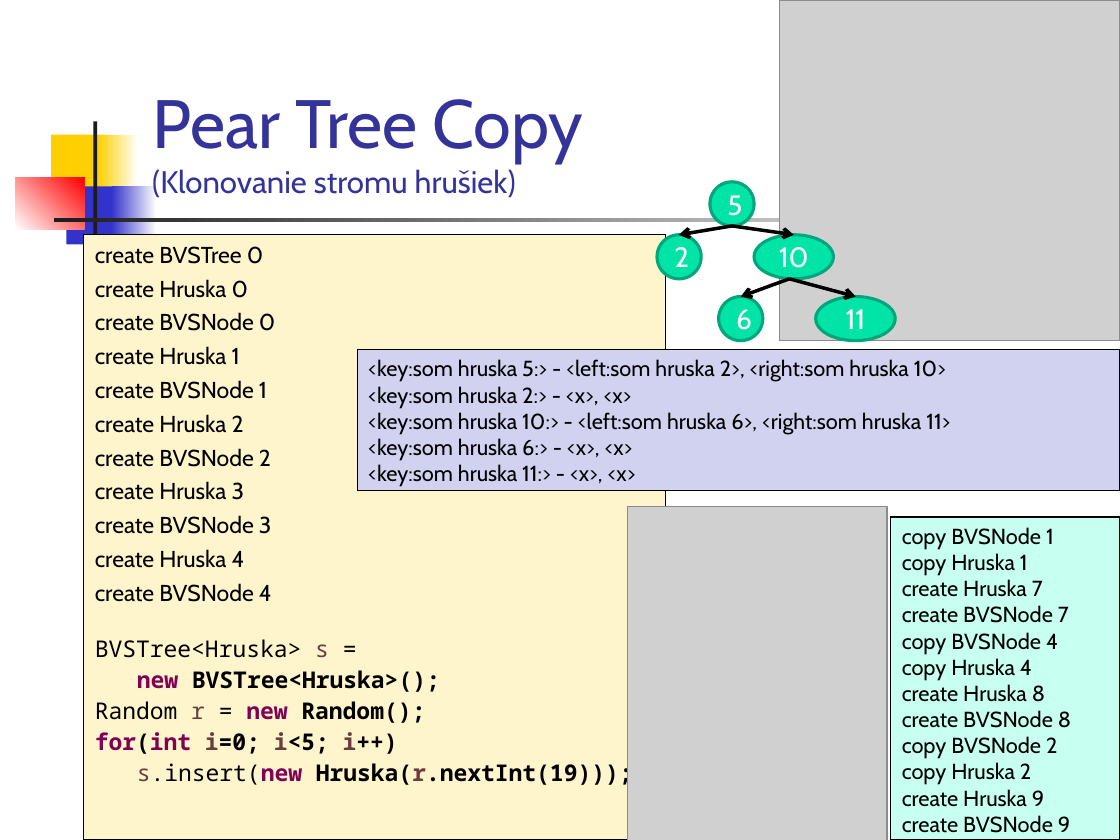
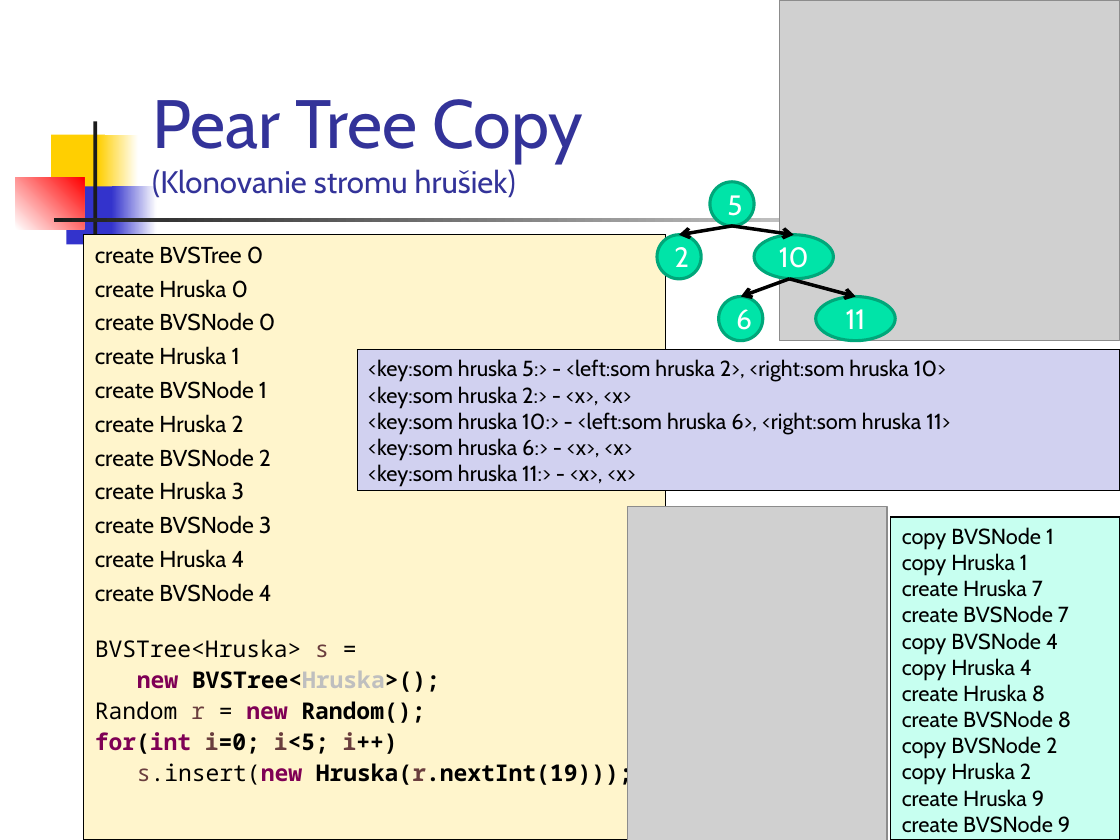
Before and after one commit to Programovanie4/Prednasky, a slide deck: slide 9 of 06/06_java.ppt. Drawn at 1120x840 pixels with LibreOffice and Linux fonts; fonts in the diff are those of the drawing; grey boxes stand for pictures. Boxes give left, top, right and bottom in pixels: in the first picture for what was removed or moved away, otherwise in the second. Text is boxed around its words. In the diff, an @@ line names an element or a change of style, - is before the commit and + after.

```diff
--- a/06/06_java.ppt
+++ b/06/06_java.ppt
@@ text in rectangle at box(137, 671, 440, 692): text colour #000000 to #BFBFBF in "BVSTree<Hruska>();" @@
```
Also in this commit, not shown: 4 other slides changed, 1 other file.
